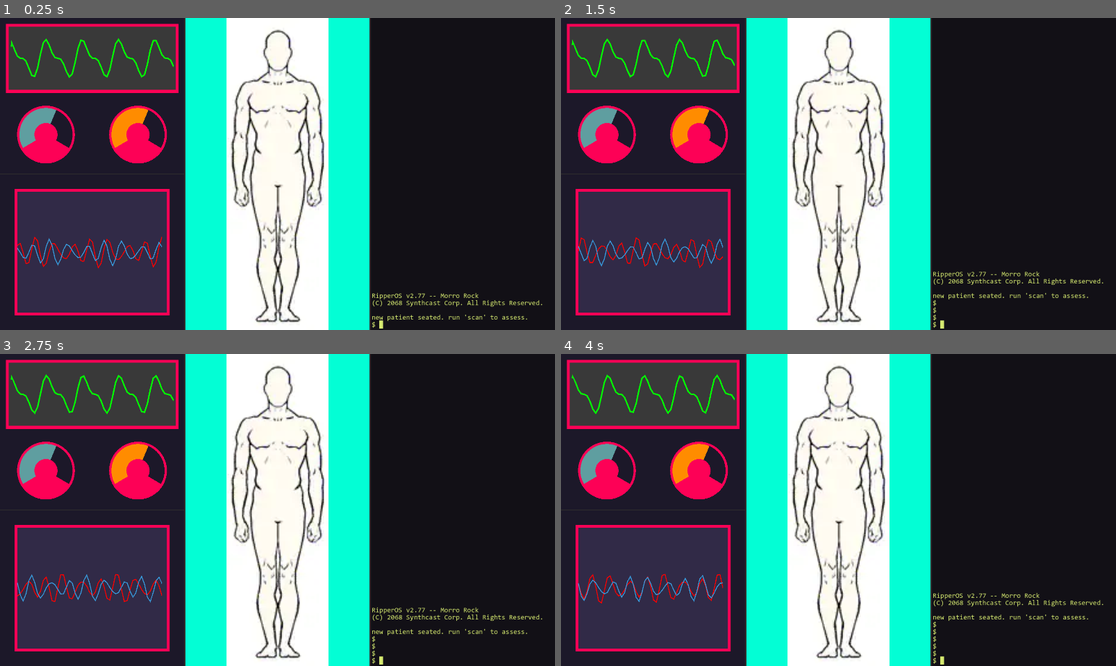
Above: before the commit, frames 1-4 (two rows, left to right).
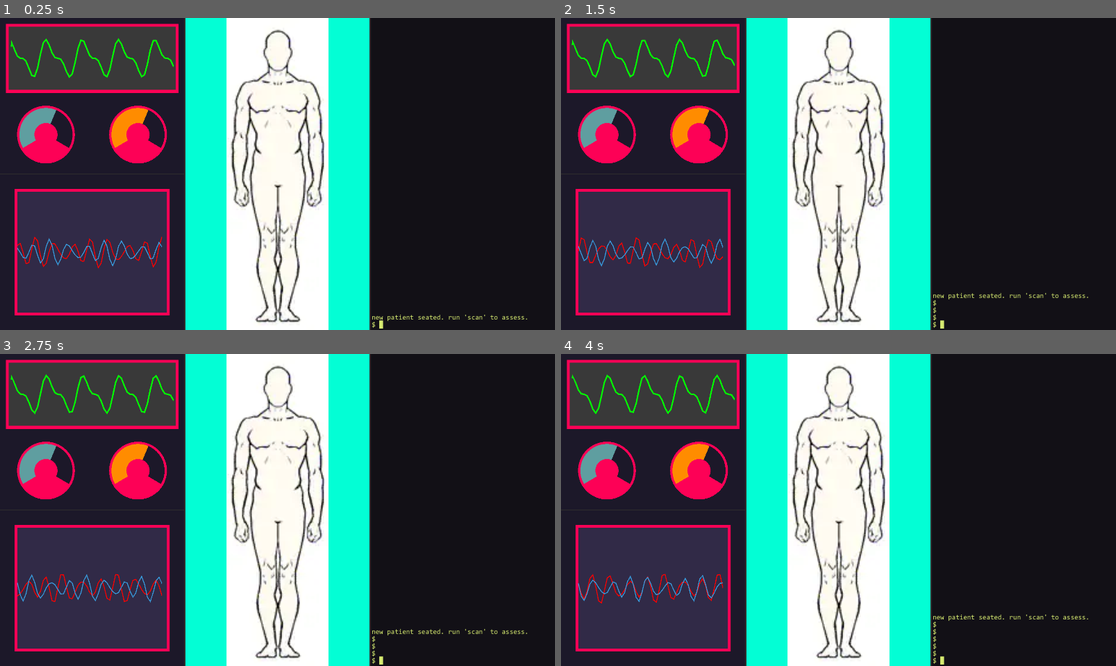
Above: after the commit, the same moments.

Repository: aaronrjackson/ripperdoc
Game: Godot game, scene res://main.tscn
The game is run twice, just before and just after one commit, with the same random seed, the same clock (stepped at 60 frames per second) and the same inputs.
Inputs:
- Up to frame 1 (0.25 s): no input
- Up to frame 2 (1.5 s): tap Enter at 0.5, 0.6 s; hold Right 0.53-1.28 s; hold Down from 1.28 s (still down); tap Keypad Enter at 1.35 s
- Up to frame 3 (2.75 s): release Down at 2.03 s; hold Right from 2.03 s (still down); tap Backspace at 2.1 s
- Up to frame 4 (4 s): release Right at 2.78 s; hold Up 2.78-3.53 s; tap Enter at 2.85 s; hold Left from 3.53 s (still down); tap Keypad Enter at 3.6 s

The runs differ from the first frame. In frame 1, 0.3% of the frame differs, in the area x 67-98%, y 87-93%; in frame 2, 0.3%; in frame 3, 0.3%; in frame 4, 0.3%.

Commit message:
various terminal adjustments

Diff:
--- a/terminal.gd
+++ b/terminal.gd
@@ -7,6 +7,7 @@
 var history_draft: String = ""
 var current_input: String = ""
 var cursor_pos: int = 0
+var input_locked: bool = false
 
 const PROMPT: String = "$ "
 
@@ -26,7 +27,16 @@
 	output.append("new patient seated. run 'scan' to assess.")
 	_redraw()
 
+func _get_max_lines() -> int:
+	var font = output_box.get_theme_font("normal_font")
+	var font_size = output_box.get_theme_font_size("normal_font_size")
+	var line_height = font.get_height(font_size)
+	return int(output_box.size.y / line_height)
+
 func _redraw() -> void:
+	var max_lines = _get_max_lines()
+	while output.size() > max_lines:
+		output.pop_front()
 	output_box.clear()
 	for line in output:
 		output_box.append_text(line + "\n")
@@ -36,6 +46,8 @@
 
 func _input(event: InputEvent) -> void:
 	if not event is InputEventKey or not event.pressed:
+		return
+	if input_locked:
 		return
 
 	# SLOW VIRUS
@@ -87,7 +99,7 @@
 	# SLOW VIRUS: make inputs slow to input
 	if GameManager.has_virus(Virus.Type.SLOW):
 		slow_ready = false
-		await get_tree().create_timer(randf_range(0.05, 0.35)).timeout
+		await get_tree().create_timer(randf_range(0.05, 0.1)).timeout
 		slow_ready = true
 
 func _submit() -> void:
@@ -105,9 +117,6 @@
 
 	_redraw()
 
-	await get_tree().process_frame
-	var scrollbar = output_box.get_v_scroll_bar()
-	scrollbar.value = scrollbar.max_value
 
 func _navigate_history(direction: int) -> void:
 	# direction 1 -> up key
@@ -191,7 +200,11 @@
 							output.append(target + ": already installed.")
 							return
 						# launch minigame here
-						output.append("loading " + target + "...")
+						output.append("installing " + target + "...")
+						input_locked = true
+						_redraw()
+						await get_tree().create_timer(randf_range(0.5, 1.0)).timeout
+						input_locked = false
 						# TODO: LAUNCH MINIGAME HERE
 						return
 			output.append("install: " + target + ": driver not found")
@@ -202,11 +215,16 @@
 				return
 			if not args.is_empty():
 				if args[0] == "--force":
-					print("FORCIBLY REMOVED PATIENT")
-					output.append("you killed him...") #TODO: corny bruh delete this
-					GameManager.dismiss_character()
-					GameManager.next_character()
-					return
+					if GameManager.all_drivers_installed():
+						GameManager.dismiss_character()
+						GameManager.next_character()
+						return
+					else:
+						print("FORCIBLY REMOVED PATIENT")
+						output.append("you killed him...") #TODO: corny bruh delete this
+						GameManager.dismiss_character()
+						GameManager.next_character()
+						return
 			if not GameManager.all_drivers_installed():
 				output.append("patient still has missing drivers. run 'scan' to check.")
 				output.append("otherwise, run with --force to forcibly remove patient (NOT RECOMMENDED)")
@@ -221,8 +239,10 @@
 			match args[0]:
 				"scan":
 					output.append("scanning for active processes...")
+					input_locked = true
 					_redraw()
 					await get_tree().create_timer(randf_range(3.0, 5.0)).timeout
+					input_locked = false
 					if GameManager.active_viruses.is_empty():
 						output.append("no hostile processes detected.")
 					else:
@@ -230,9 +250,6 @@
 							var status = "quarantined" if v.quarantined else "ACTIVE"
 							output.append("pid %d [%s] -- %s" % [v.pid, v.type_name(), status])
 					_redraw()
-					await get_tree().process_frame
-					var scrollbar = output_box.get_v_scroll_bar()
-					scrollbar.value = scrollbar.max_value
 				"quarantine":
 					if args.size() < 2:
 						output.append("usage: virus quarantine <pid>")
@@ -249,8 +266,6 @@
 					else:
 						output.append("process " + args[1] + " isolated.")
 					_redraw()
-					await get_tree().process_frame
-					output_box.get_v_scroll_bar().value = output_box.get_v_scroll_bar().max_value
 				"purge":
 					if args.size() > 1:
 						output.append("usage: virus purge")
--- a/terminal.tscn
+++ b/terminal.tscn
@@ -66,4 +66,5 @@
 theme_override_font_sizes/bold_italics_font_size = 24
 theme_override_font_sizes/italics_font_size = 24
 theme_override_font_sizes/mono_font_size = 24
+scroll_active = false
 vertical_alignment = 2
